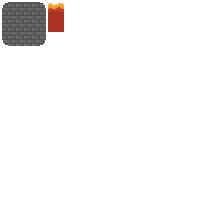
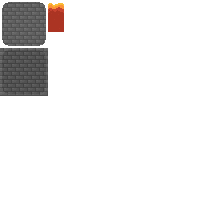
Layer changes from the first 200px x 200px image to the second:
added layer "DarkRockBricks.png" above "LavaTiles.png" over [0, 48, 48, 96]
